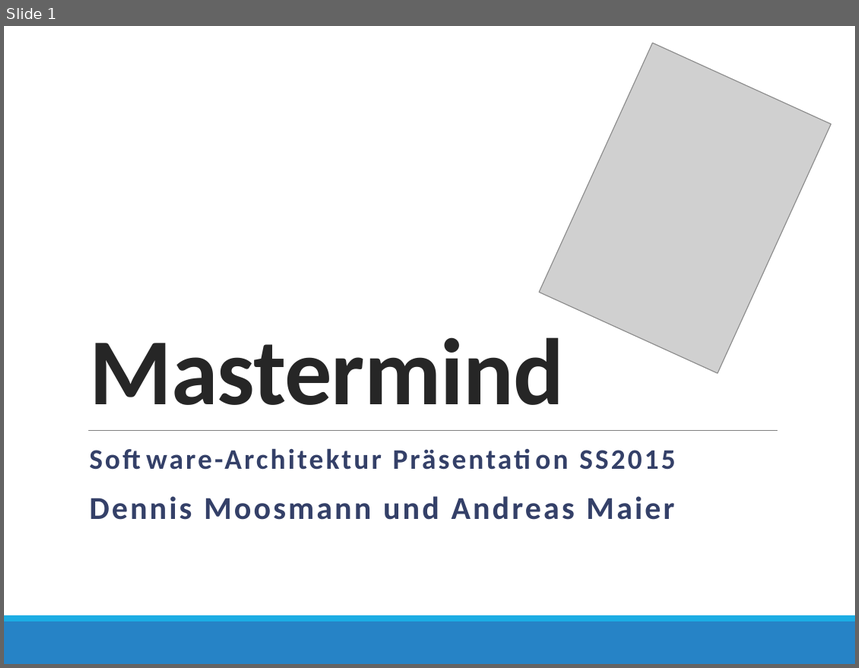
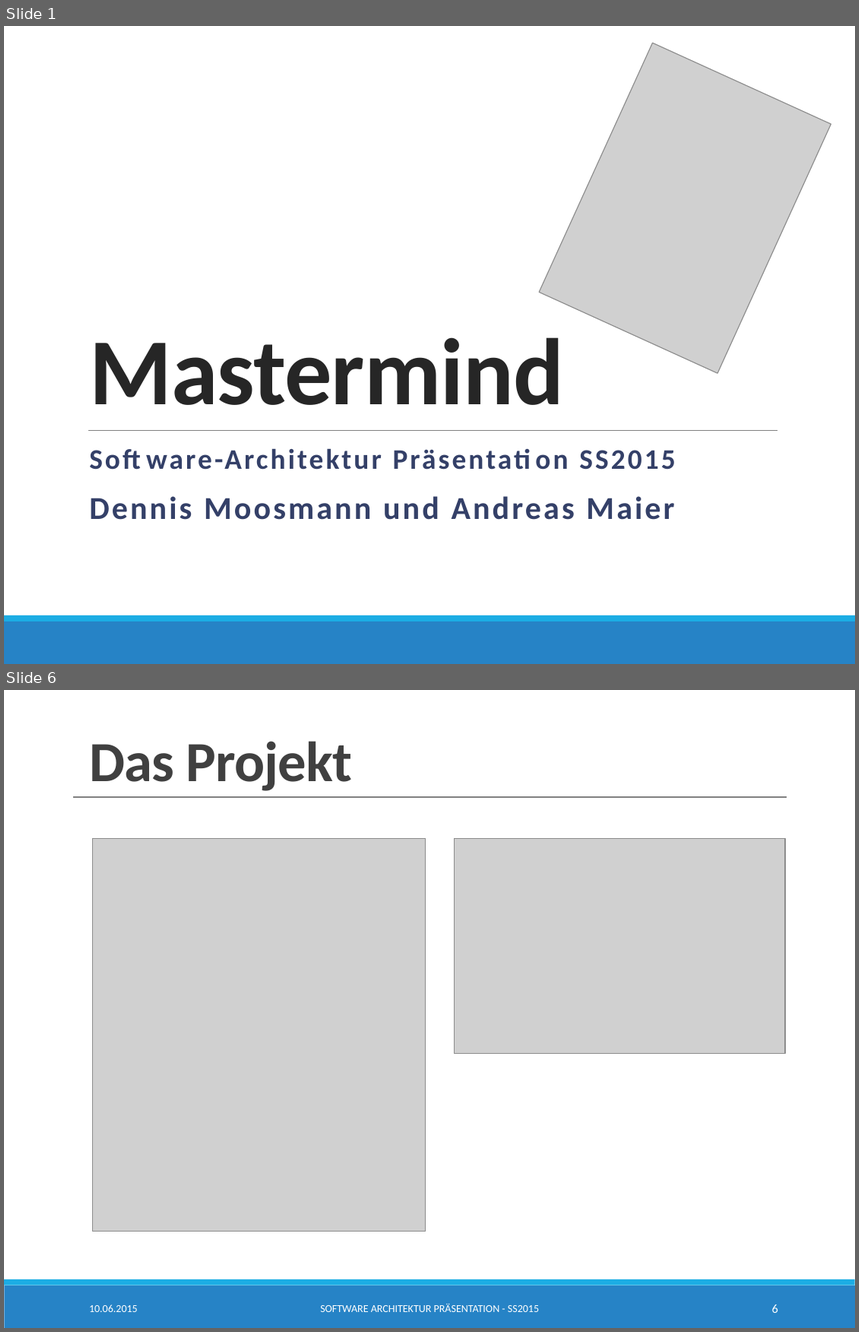
Before and after one commit to SimonBraun/de.htwg.se.mastermind, a slide deck: de.htwg.se.mastermind/Presentation.pptx. Shown one above the other, each under a label of ours: slide 1 before the commit, slides 1 and 6 after it; the slides between them are not shown. The pictures are 859x668 and 859x1332 pixels, drawn with LibreOffice and Linux fonts; fonts in the diff are those of the drawing; grey boxes stand for pictures. Boxes give left, top, right and bottom in pixels: in the first picture for what was removed or moved away, otherwise in the second. Text is boxed around its words. In the diff, an @@ line names an element or a change of style, - is before the commit and + after.

```diff
--- a/de.htwg.se.mastermind/Presentation.pptx
+++ b/de.htwg.se.mastermind/Presentation.pptx
@@ slide 6 added at (x1=4, y1=690, x2=855, y2=1328), background #FFFFFF; not listed: 2 template elements that a slide beside it also shows @@
@@ title added at (x1=89, y1=741, x2=352, y2=791), 48 pt, text #404040, bold @@
+Das Projekt
@@ line added from (73, 797) to (787, 797), #808080 1 pt @@
@@ rectangle added at (x1=81, y1=830, x2=797, y2=862), fill #FFFFFF, outline #FFFFFF 1.25 pt @@
@@ picture added at (x1=92, y1=838, x2=425, y2=1231) @@
@@ picture added at (x1=454, y1=838, x2=785, y2=1053) @@
@@ text added at (x1=89, y1=1305, x2=138, y2=1312), 9 pt, text #FFFFFF @@
+10.06.2015
@@ text added at (x1=320, y1=1304, x2=539, y2=1312), 9 pt, text #FFFFFF @@
+SOFTWARE ARCHITEKTUR PRÄSENTATION - SS2015
@@ page number added at (x1=772, y1=1305, x2=778, y2=1313), 10.5 pt, text #FFFFFF @@
+6
```
Also in this commit, not shown: 9 slides changed.
